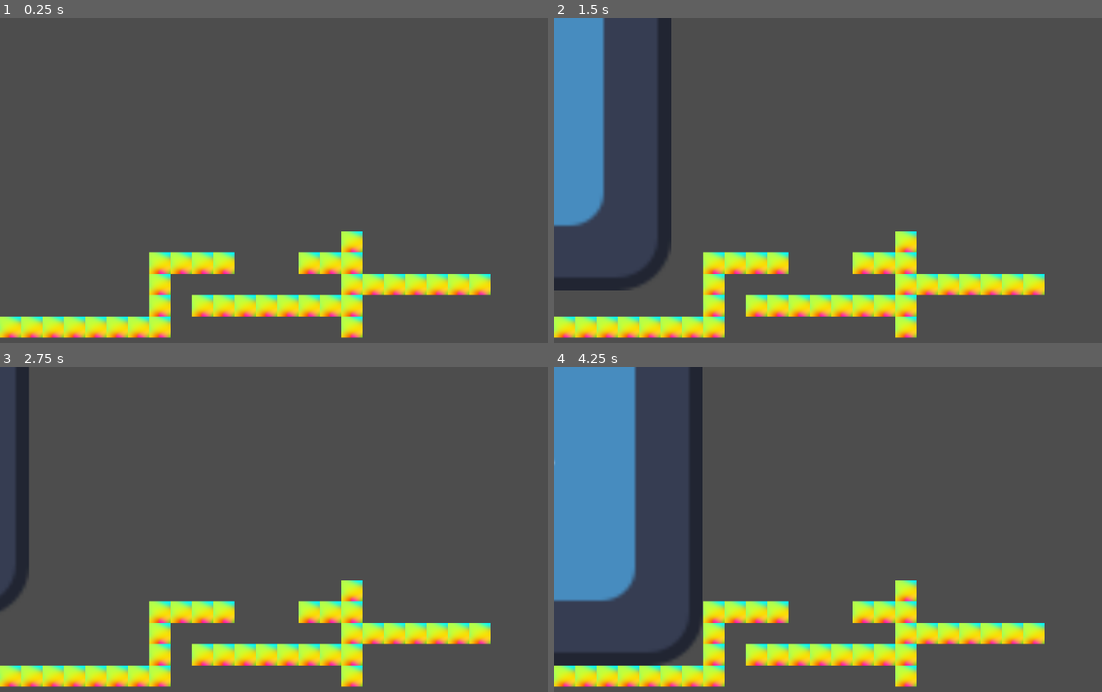
Above: before the commit, frames 1-4 (two rows, left to right).
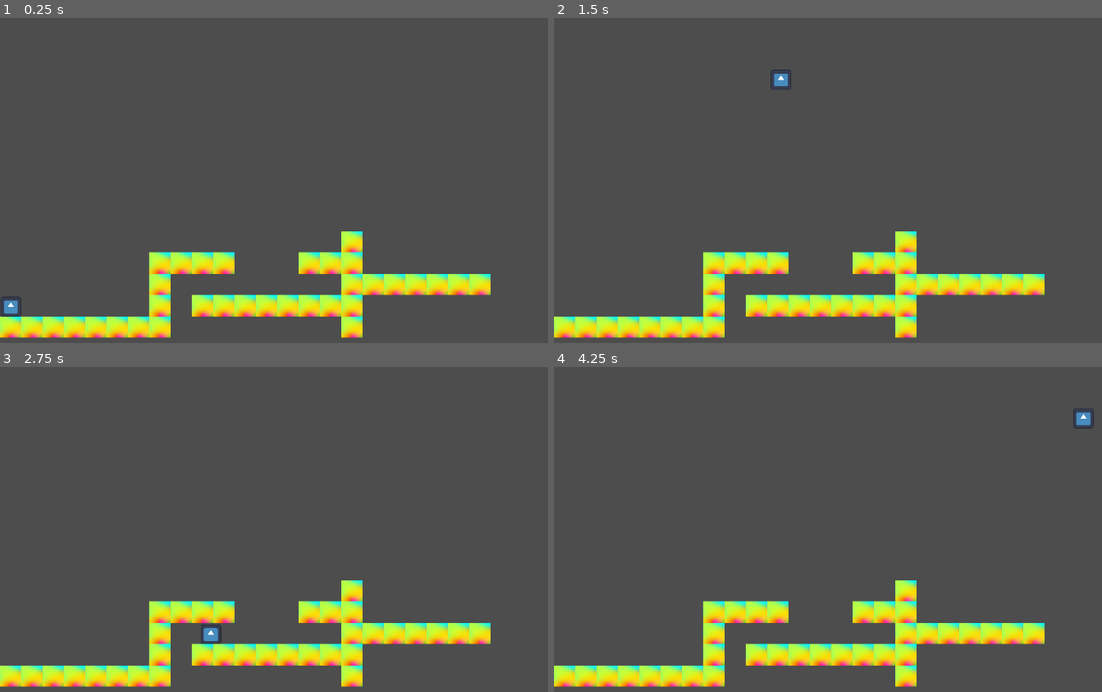
Above: after the commit, the same moments.

Repository: ASZM101/williamdanielgame
Game: Godot game, scene res://main.tscn
Same seed, same stepped clock (60 frames per second), same inputs: the game is played once before the commit and once after it. Before the commit the project has no main scene; this scene is started directly in both runs. The engine's default icon, where the game draws it, is replaced by a stand-in: a white triangle on a blue panel in a dark square.
Inputs:
- Up to frame 1 (0.25 s): no input
- Up to frame 2 (1.5 s): tap Enter (ui_accept) at 0.5, 0.6 s; hold Right (ui_right) from 0.53 s (still down); tap Space (jump, bound only after the commit) at 0.77, 0.8, 1.07, 1.35 s
- Up to frame 3 (2.75 s): tap Space (jump, bound only after the commit) at 1.52, 1.82, 2.3 s; tap Enter (ui_accept) at 1.55, 2.1 s; release Right (ui_right) at 2.03 s; hold Left (ui_left) from 2.03 s (still down)
- Up to frame 4 (4.25 s): release Left (ui_left) at 2.78 s; hold Right (ui_right) from 2.78 s (still down); tap Enter (ui_accept) at 2.85 s; tap Space (jump, bound only after the commit) at 3.02, 3.32, 3.6, 3.77, 4.07 s

The runs differ from the first frame. In frame 1, 0.1% of the frame differs, in the area x 0-4%, y 85-92%; in frame 2, 9.1%; in frame 3, 2.2%; in frame 4, 14%, in the area x 0-99%, y 0-92%.

Commit message:
Made input map, adjusted movement script, and relocated/resized player

Diff:
--- a/main.tscn
+++ b/main.tscn
@@ -5,7 +5,7 @@
 [ext_resource type="Texture2D" uid="uid://c5gvtmgmusosi" path="res://images/tiles.png" id="2_0xm2m"]
 
 [sub_resource type="RectangleShape2D" id="RectangleShape2D_0xm2m"]
-size = Vector2(760, 729)
+size = Vector2(36, 35)
 
 [sub_resource type="TileSetAtlasSource" id="TileSetAtlasSource_0xm2m"]
 texture = ExtResource("2_0xm2m")
@@ -72,12 +72,12 @@
 script = ExtResource("1_h2yge")
 
 [node name="Sprite2D" type="Sprite2D" parent="Player"]
-position = Vector2(-459, -490)
-scale = Vector2(5.9375, 5.70312)
+position = Vector2(19, 507.71)
+scale = Vector2(0.28125, 0.270148)
 texture = ExtResource("1_ig7tw")
 
 [node name="CollisionShape2D" type="CollisionShape2D" parent="Player"]
-position = Vector2(-458, -489.5)
+position = Vector2(19, 507.5)
 shape = SubResource("RectangleShape2D_0xm2m")
 
 [node name="TileMapLayer" type="TileMapLayer" parent="."]
--- a/player.gd
+++ b/player.gd
@@ -1,8 +1,8 @@
 extends CharacterBody2D
 
 
-const SPEED = 300.0
-const JUMP_VELOCITY = -400.0
+const SPEED = 400.0
+const JUMP_VELOCITY = -900.0
 
 
 func _physics_process(delta: float) -> void:
@@ -11,15 +11,15 @@
 		velocity += get_gravity() * delta
 
 	# Handle jump.
-	if Input.is_action_just_pressed("ui_accept") and is_on_floor():
+	if Input.is_action_just_pressed("jump") and is_on_floor():
 		velocity.y = JUMP_VELOCITY
 
 	# Get the input direction and handle the movement/deceleration.
 	# As good practice, you should replace UI actions with custom gameplay actions.
-	var direction := Input.get_axis("ui_left", "ui_right")
+	var direction := Input.get_axis("left", "right")
 	if direction:
 		velocity.x = direction * SPEED
 	else:
-		velocity.x = move_toward(velocity.x, 0, SPEED)
+		velocity.x = move_toward(velocity.x, 0, 12)
 
 	move_and_slide()
--- a/project.godot
+++ b/project.godot
@@ -11,6 +11,7 @@
 [application]
 
 config/name="challenge4"
+run/main_scene="uid://c6erujqcrxajt"
 config/features=PackedStringArray("4.4", "Mobile")
 config/icon="res://icon.svg"
 
@@ -18,6 +19,28 @@
 
 enabled=PackedStringArray("res://addons/godot_super-wakatime/plugin.cfg")
 
+[input]
+
+right={
+"deadzone": 0.2,
+"events": [Object(InputEventKey,"resource_local_to_scene":false,"resource_name":"","device":0,"window_id":0,"alt_pressed":false,"shift_pressed":false,"ctrl_pressed":false,"meta_pressed":false,"pressed":false,"keycode":0,"physical_keycode":4194321,"key_label":0,"unicode":0,"location":0,"echo":false,"script":null)
+, Object(InputEventKey,"resource_local_to_scene":false,"resource_name":"","device":0,"window_id":0,"alt_pressed":false,"shift_pressed":false,"ctrl_pressed":false,"meta_pressed":false,"pressed":false,"keycode":0,"physical_keycode":68,"key_label":0,"unicode":0,"location":0,"echo":false,"script":null)
+]
+}
+left={
+"deadzone": 0.2,
+"events": [Object(InputEventKey,"resource_local_to_scene":false,"resource_name":"","device":0,"window_id":0,"alt_pressed":false,"shift_pressed":false,"ctrl_pressed":false,"meta_pressed":false,"pressed":false,"keycode":0,"physical_keycode":4194319,"key_label":0,"unicode":0,"location":0,"echo":false,"script":null)
+, Object(InputEventKey,"resource_local_to_scene":false,"resource_name":"","device":0,"window_id":0,"alt_pressed":false,"shift_pressed":false,"ctrl_pressed":false,"meta_pressed":false,"pressed":false,"keycode":0,"physical_keycode":65,"key_label":0,"unicode":0,"location":0,"echo":false,"script":null)
+]
+}
+jump={
+"deadzone": 0.2,
+"events": [Object(InputEventKey,"resource_local_to_scene":false,"resource_name":"","device":0,"window_id":0,"alt_pressed":false,"shift_pressed":false,"ctrl_pressed":false,"meta_pressed":false,"pressed":false,"keycode":0,"physical_keycode":32,"key_label":0,"unicode":0,"location":0,"echo":false,"script":null)
+, Object(InputEventKey,"resource_local_to_scene":false,"resource_name":"","device":0,"window_id":0,"alt_pressed":false,"shift_pressed":false,"ctrl_pressed":false,"meta_pressed":false,"pressed":false,"keycode":0,"physical_keycode":4194320,"key_label":0,"unicode":0,"location":0,"echo":false,"script":null)
+, Object(InputEventKey,"resource_local_to_scene":false,"resource_name":"","device":0,"window_id":0,"alt_pressed":false,"shift_pressed":false,"ctrl_pressed":false,"meta_pressed":false,"pressed":false,"keycode":0,"physical_keycode":87,"key_label":0,"unicode":0,"location":0,"echo":false,"script":null)
+]
+}
+
 [rendering]
 
 renderer/rendering_method="mobile"
